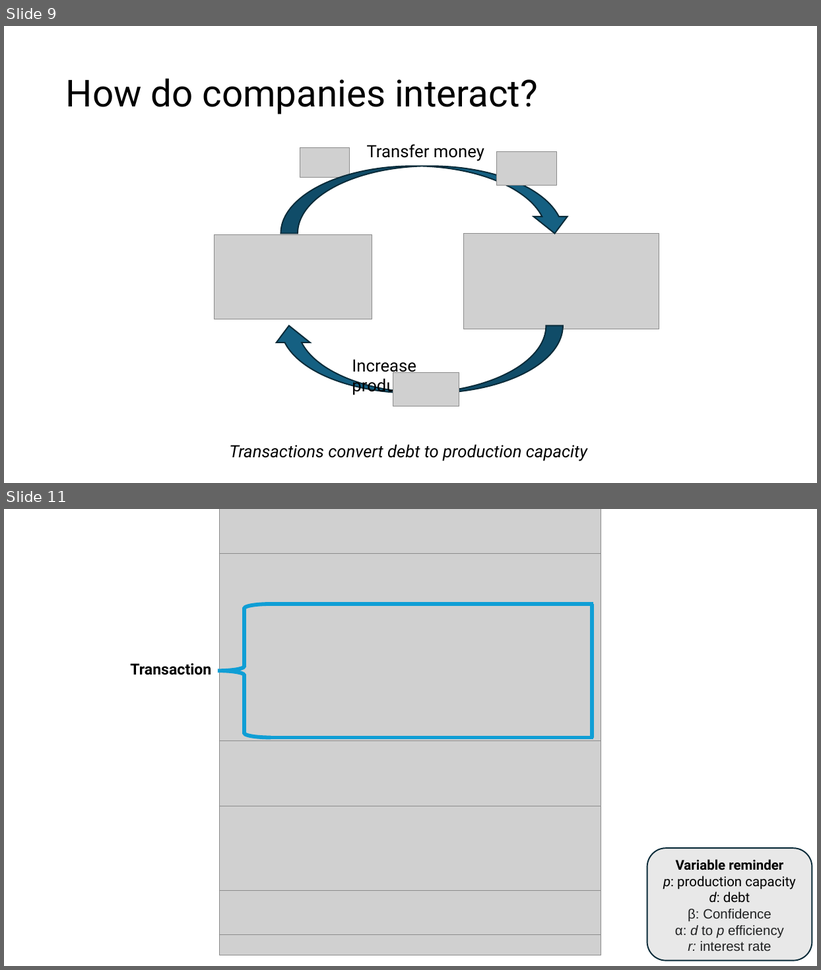
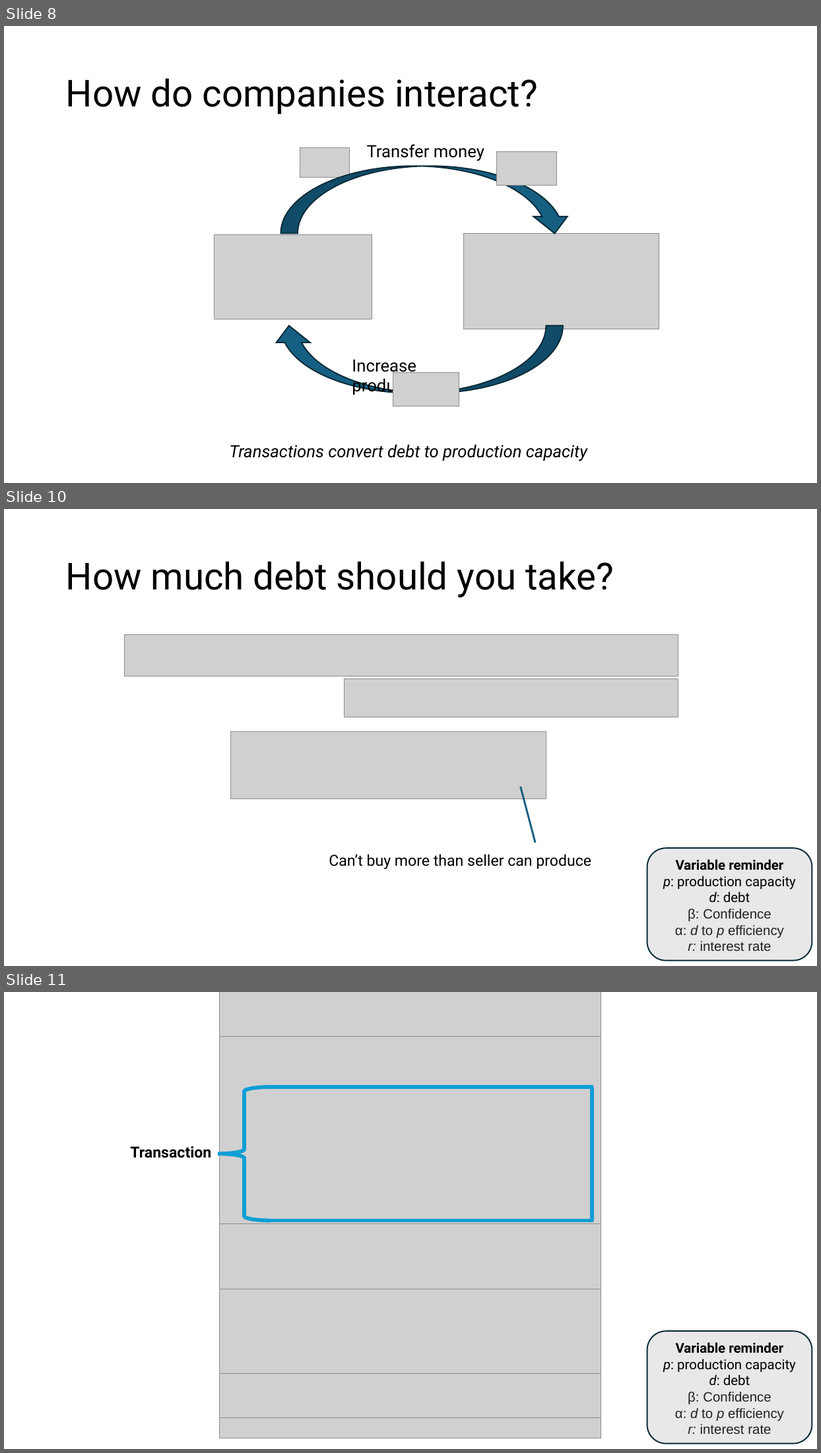
Before and after one commit to 2BeAsh/masters_project, a slide deck: Agent based models of debt and collapse.pptx. Shown one above the other, each under a label of ours: slides 9 and 11 before the commit, slides 8, 10 and 11 after it; the slides between them are not shown. The pictures are 821x970 and 821x1453 pixels, drawn with LibreOffice and Linux fonts; fonts in the diff are those of the drawing; grey boxes stand for pictures. Boxes give left, top, right and bottom in pixels: in the first picture for what was removed or moved away, otherwise in the second. Text is boxed around its words. In the diff, an @@ line names an element or a change of style, - is before the commit and + after.

```diff
--- a/Agent based models of debt and collapse.pptx
+++ b/Agent based models of debt and collapse.pptx
@@ slide 10 added at (x1=4, y1=509, x2=817, y2=966), background #FFFFFF @@
@@ title added at (x1=66, y1=561, x2=614, y2=597), 44 pt, text #000000 @@
+How much debt should you take?
@@ picture added at (x1=124, y1=634, x2=678, y2=676) @@
@@ picture added at (x1=345, y1=679, x2=679, y2=717) @@
@@ picture added at (x1=230, y1=732, x2=547, y2=799) @@
@@ line added from (521, 787) to (535, 843), #156082 2.25 pt @@
@@ text added at (x1=329, y1=854, x2=591, y2=869), 18 pt, text #000000 @@
+Can’t buy more than seller can produce
@@ rounded rectangle added at (x1=648, y1=848, x2=812, y2=960), fill #E8E8E8, outline #092A39 1.5 pt, 16 pt, text #000000 @@
+Variable reminder
+p: production capacity
+d: debt
+β: Confidence
+α: d to p efficiency
+r: interest rate
@@ what was slide 9 is now slide 8 @@
```
Also in this commit, not shown: 4 slides changed, 6 other slides added, 4 slides removed.
